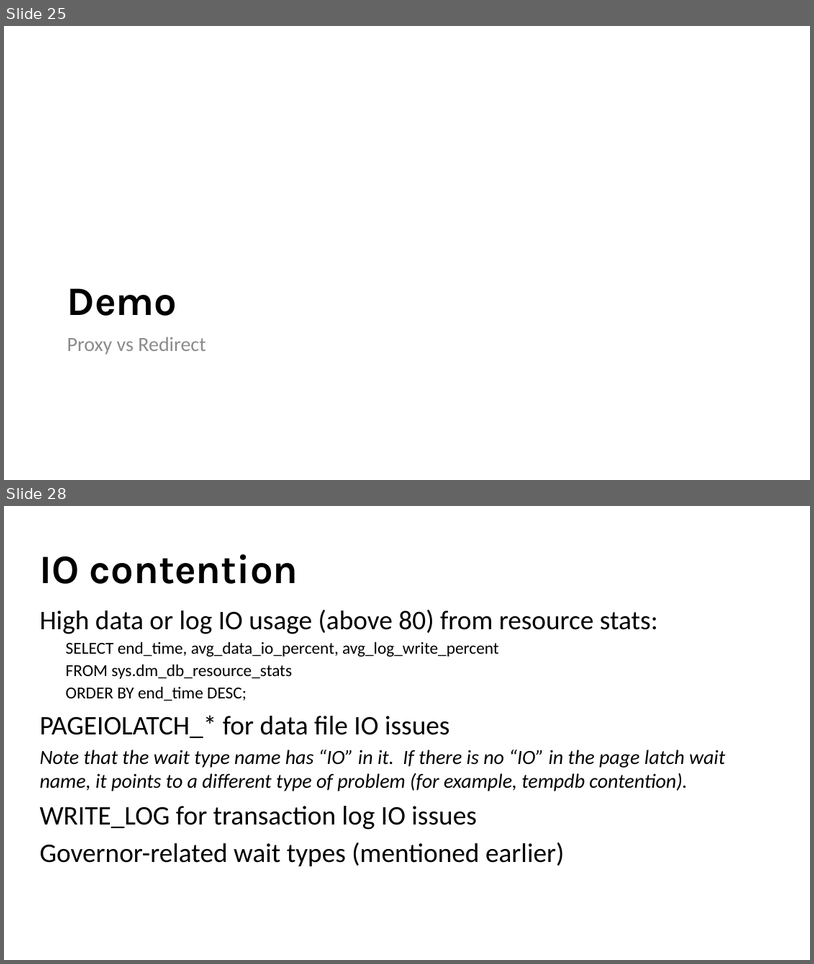
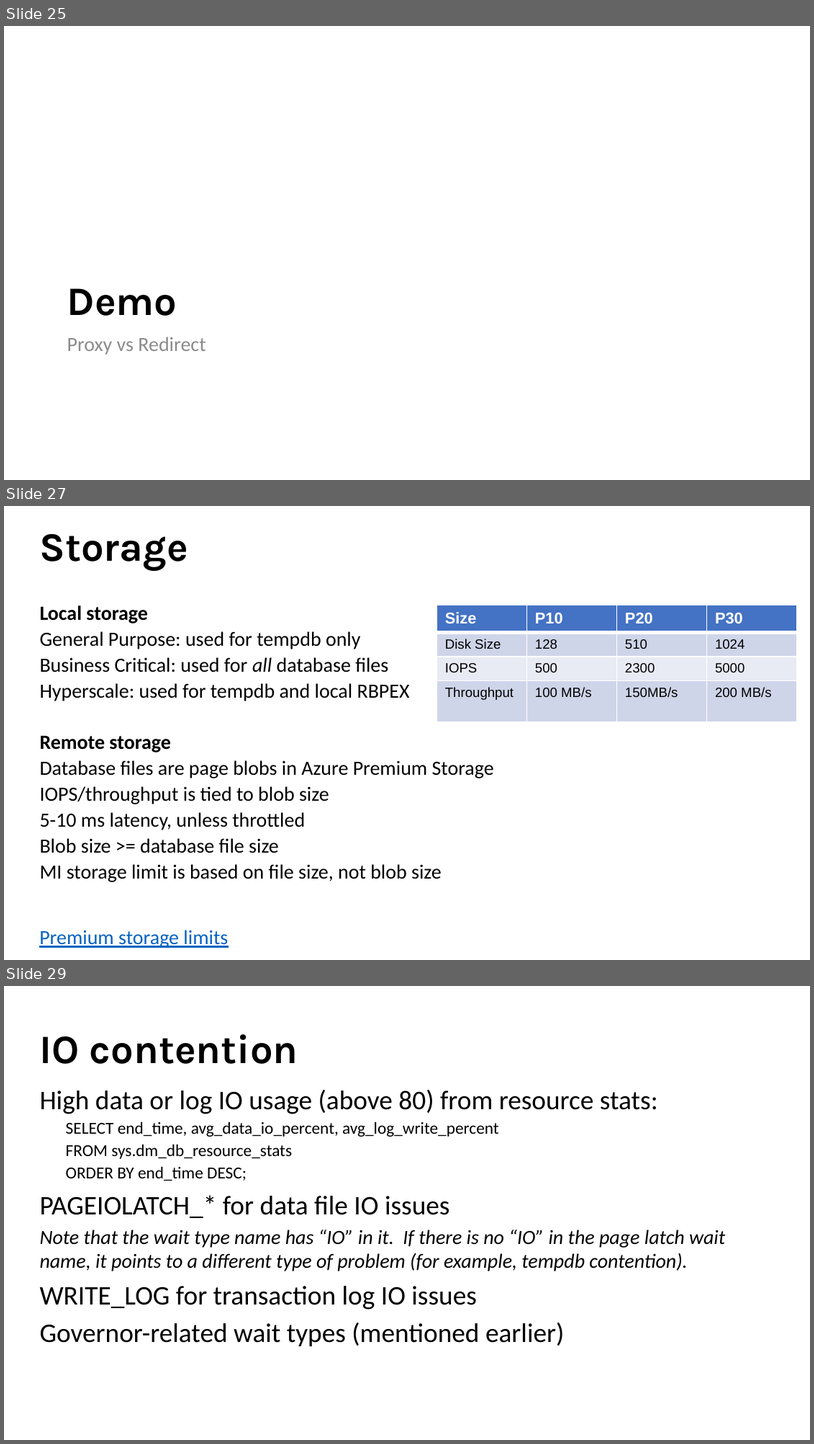
Before and after one commit to amthomas46/SQL, a slide deck: sql-intersections/slides/Azure SQL Database-Maximizing Cloud Performance and Availability.pptx. Shown one above the other, each under a label of ours: slides 25 and 28 before the commit, slides 25, 27 and 29 after it; the slides between them are not shown. The pictures are 814x964 and 814x1444 pixels, drawn with LibreOffice and Linux fonts; fonts in the diff are those of the drawing. Boxes give left, top, right and bottom in pixels: in the first picture for what was removed or moved away, otherwise in the second. Text is boxed around its words. In the diff, an @@ line names an element or a change of style, - is before the commit and + after.

```diff
--- a/sql-intersections/slides/Azure SQL Database-Maximizing Cloud Performance and Availability.pptx
+++ b/sql-intersections/slides/Azure SQL Database-Maximizing Cloud Performance and Availability.pptx
@@ slide 27 added at bbox=[4, 506, 810, 960], background #FFFFFF @@
@@ title added at bbox=[40, 534, 188, 571], 36 pt, text #000000, bold @@
+Storage
@@ text added at bbox=[40, 605, 494, 882], 18 pt, text #000000 @@
+Local storage
+General Purpose: used for tempdb only
+Business Critical: used for all database files
+Hyperscale: used for tempdb and local RBPEX
+Remote storage
+Database files are page blobs in Azure Premium Storage
+IOPS/throughput is tied to blob size
+5-10 ms latency, unless throttled
+Blob size >= database file size
+MI storage limit is based on file size, not blob size
@@ table added at bbox=[437, 605, 798, 721], 4 rows, 4 columns @@
+Size | P10 | P20 | P30
+Disk Size | 128 | 510 | 1024
+IOPS | 500 | 2300 | 5000
+Throughput | 100 MB/s | 150MB/s | 200 MB/s
@@ text added at bbox=[39, 929, 228, 947], 18 pt, text #0563C1, underline @@
+Premium storage limits
@@ what was slide 28 is now slide 29 @@
```
Also in this commit, not shown: 5 slides changed, 1 other file.
